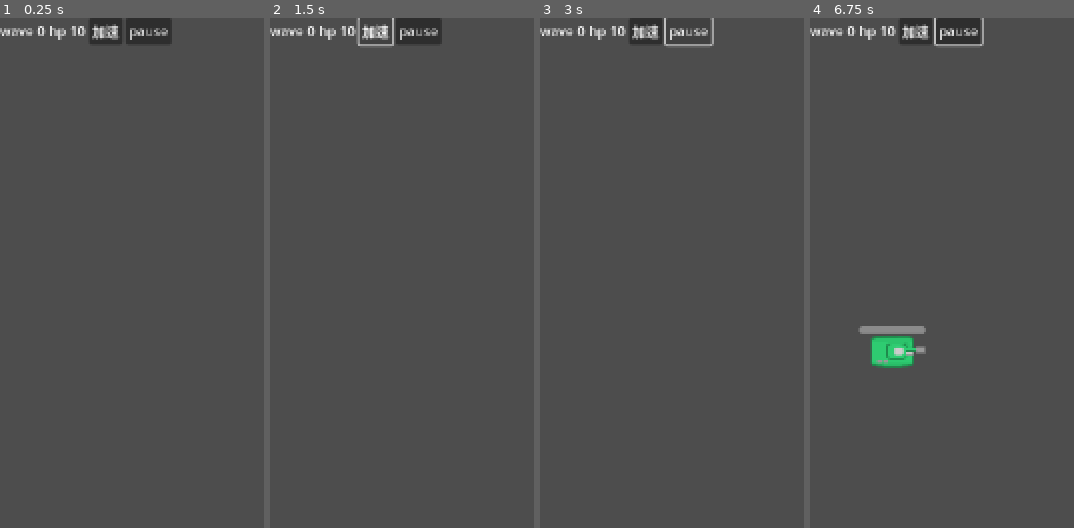
Above: before the commit, frames 1-4 (left to right).
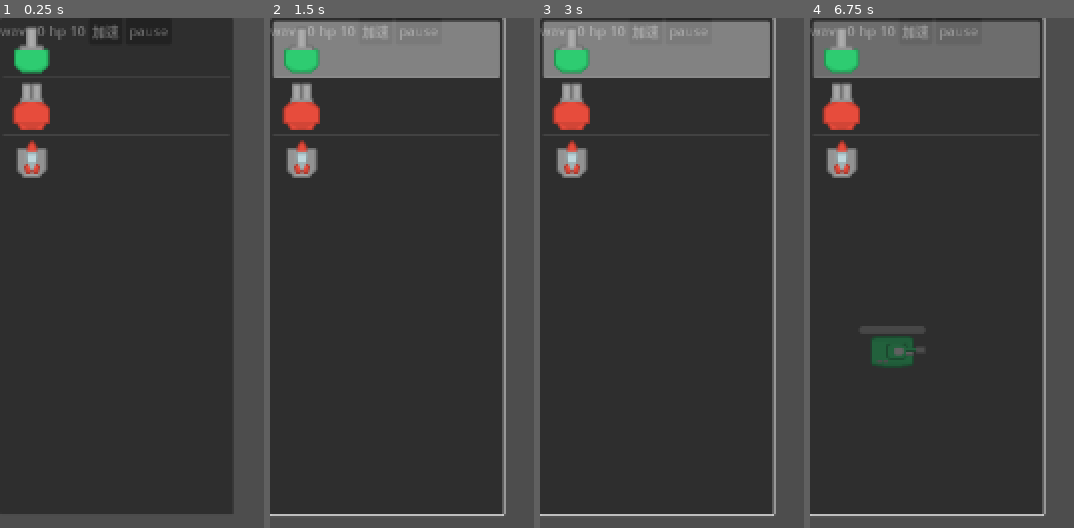
Above: after the commit, the same moments.

Repository: absolve/machine-TD
Game: Godot game, scene res://scene/map.tscn
Same seed, same stepped clock (60 frames per second), same inputs: the game is played once before the commit and once after it. This scene is started directly instead of the project's main scene.
Inputs (mouse positions are in pixels of both pictures, inside the frame that each line leads up to):
- Up to frame 1 (0.25 s): no input
- Up to frame 2 (1.5 s): click "加速" at 0.5 s; click "加速" at 1.25 s
- Up to frame 3 (3 s): click "加速" at 2 s; click "pause" at 2.75 s
- Up to frame 4 (6.75 s): move the mouse to (outside the picture) at 3.52 s; click (outside the picture) at 3.67 s; move the mouse to (outside the picture) at 4.27 s; click (outside the picture) at 4.42 s; move the mouse to (outside the picture) at 5.02 s; click (outside the picture) at 5.17 s; move the mouse to (outside the picture) at 5.77 s; click (outside the picture) at 5.92 s; move the mouse to (outside the picture) at 6.52 s; click (outside the picture) at 6.67 s

The runs differ from the first frame. In frame 1, 83% of the frame differs, in the area x 0-88%, y 0-98%; in frame 2, 85%; in frame 3, 85%, in the area x 0-90%, y 0-98%; in frame 4, 85%.

Commit message:
gx功能

Diff:
--- a/machine-td/autoload/game.gd
+++ b/machine-td/autoload/game.gd
@@ -6,6 +6,10 @@
 
 enum enemyType{
 	miniTank,
+}
+
+enum towerType{
+	gunTower,cannonTower,rocketTower
 }
 
 @warning_ignore("unused_signal")
--- a/machine-td/scene/tower_ui.tscn
+++ b/machine-td/scene/tower_ui.tscn
@@ -13,5 +13,14 @@
 
 [node name="VBoxContainer" type="VBoxContainer" parent="Control"]
 layout_mode = 0
-offset_right = 40.0
-offset_bottom = 40.0
+offset_right = 280.0
+offset_bottom = 600.0
+
+[node name="ItemList" type="ItemList" parent="Control/VBoxContainer"]
+layout_mode = 2
+size_flags_vertical = 3
+
+[node name="VBoxContainer" type="VBoxContainer" parent="Control/VBoxContainer"]
+layout_mode = 2
+
+[connection signal="item_selected" from="Control/VBoxContainer/ItemList" to="." method="_on_item_list_item_selected"]
--- a/machine-td/script/tower_ui.gd
+++ b/machine-td/script/tower_ui.gd
@@ -1 +1,19 @@
 extends CanvasLayer
+
+
+@onready var itemList=$Control/VBoxContainer/ItemList
+
+var tower1 =preload("res://sprite/tower1.png")
+var tower2=preload("res://sprite/tower2.png")
+var tower3=preload("res://sprite/tower3.png")
+
+func _ready() -> void:
+	itemList.add_icon_item(tower1)
+	itemList.add_icon_item(tower2)
+	itemList.add_icon_item(tower3)
+	itemList.set_item_metadata(0,Game.towerType.gunTower)
+
+
+func _on_item_list_item_selected(index: int) -> void:
+	print(index)
+	pass # Replace with function body.
Binary file added: machine-td/sprite/tower1.png
Binary file added: machine-td/sprite/tower2.png
Binary file added: machine-td/sprite/tower3.png
